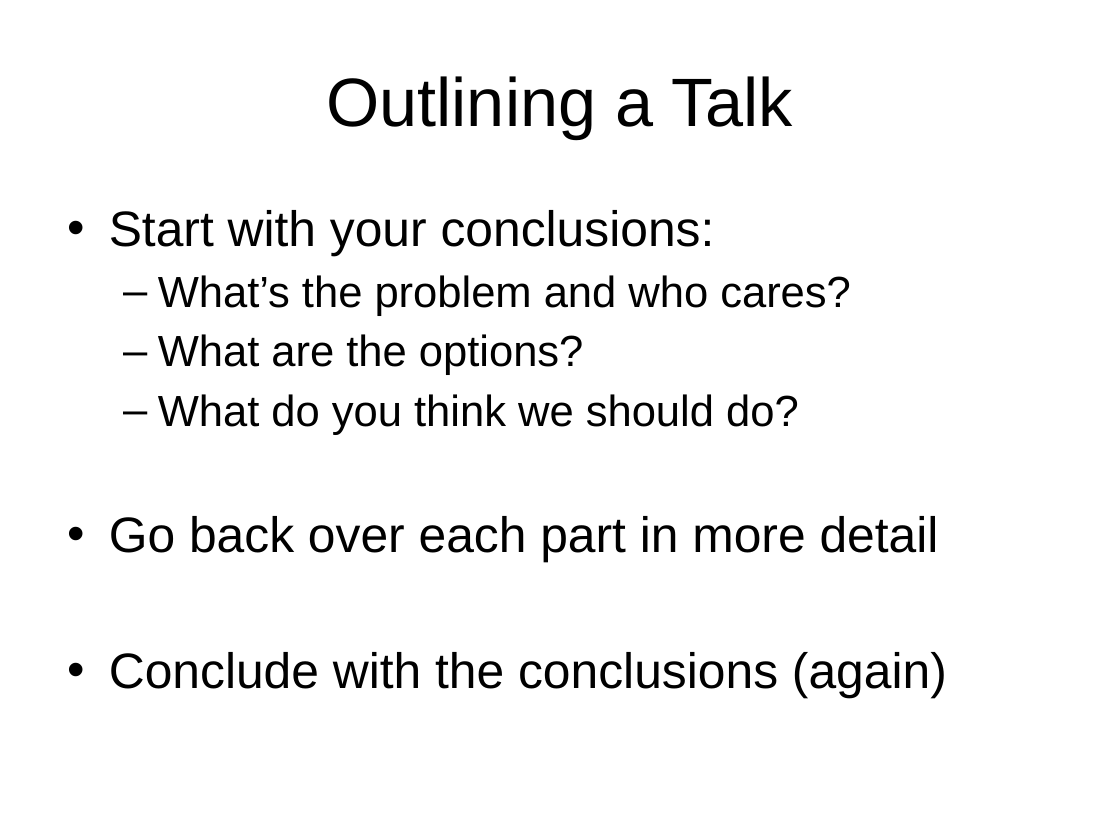
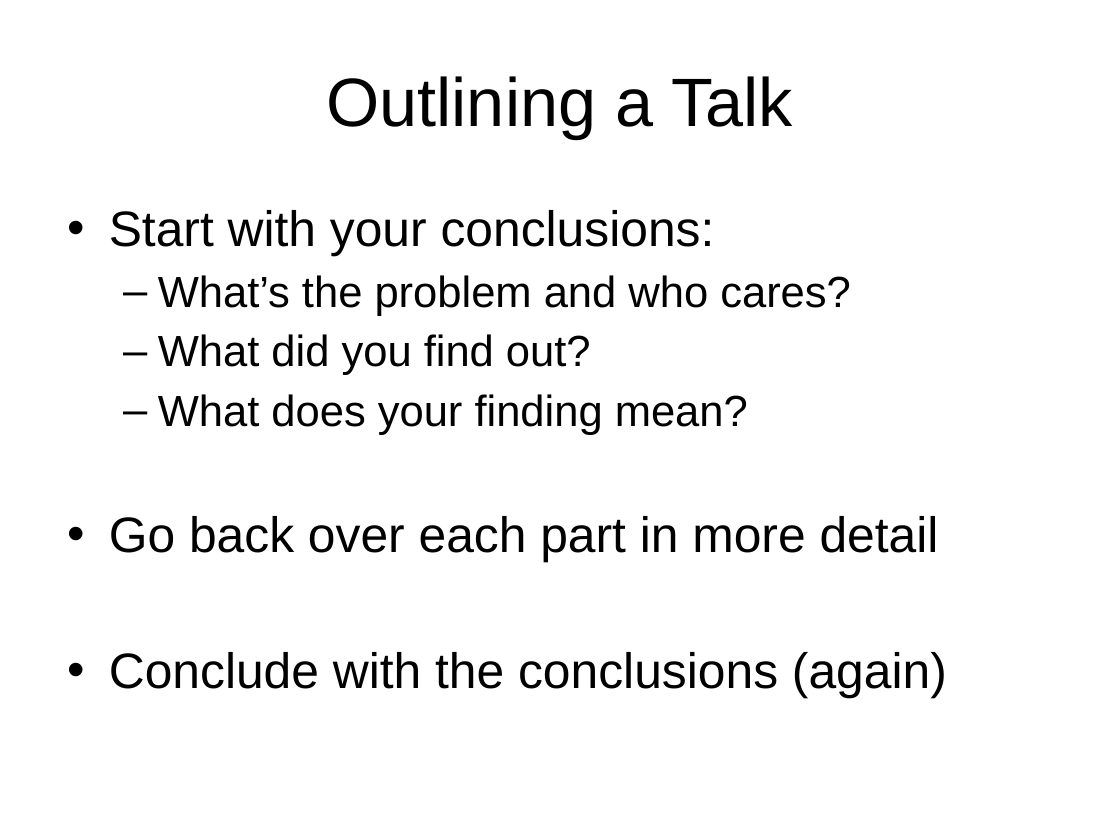
Before and after one commit to wdoyle42/lpo_prac, a slide deck: slide 3 of lessons/su_01_presentations/presentations.pptx. Drawn at 1120x840 pixels with LibreOffice and Linux fonts; fonts in the diff are those of the drawing. Boxes give left, top, right and bottom in pixels: in the first picture for what was removed or moved away, otherwise in the second. Text is boxed around its words. In the diff, an @@ line names an element or a change of style, - is before the commit and + after.

Commit message:
updated presentations

```diff
--- a/lessons/su_01_presentations/presentations.pptx
+++ b/lessons/su_01_presentations/presentations.pptx
@@ text at [158,334,748,435]: text changed @@
-  – What are the options?
-  – What do you think we should do?
+  – What did you find out?
+  – What does your finding mean?
```
Also in this commit, not shown: 3 slides added, 1 other file.
